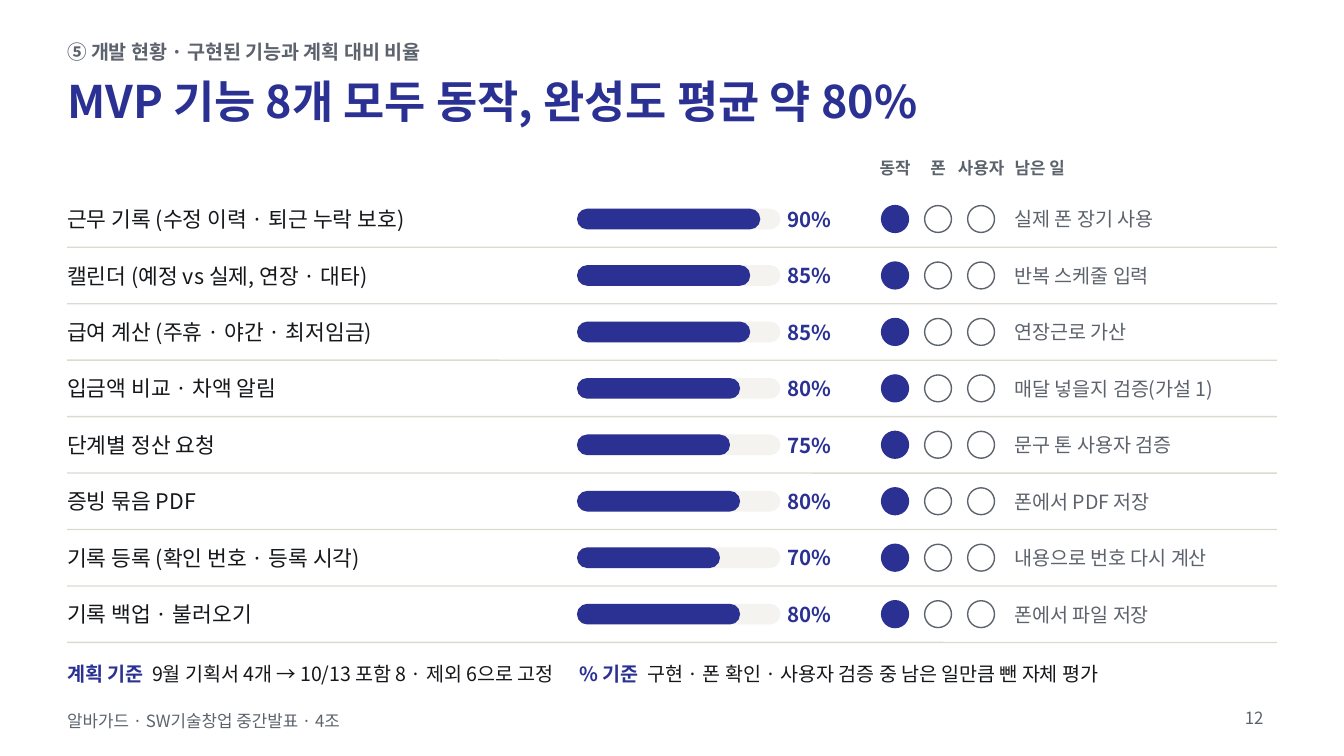
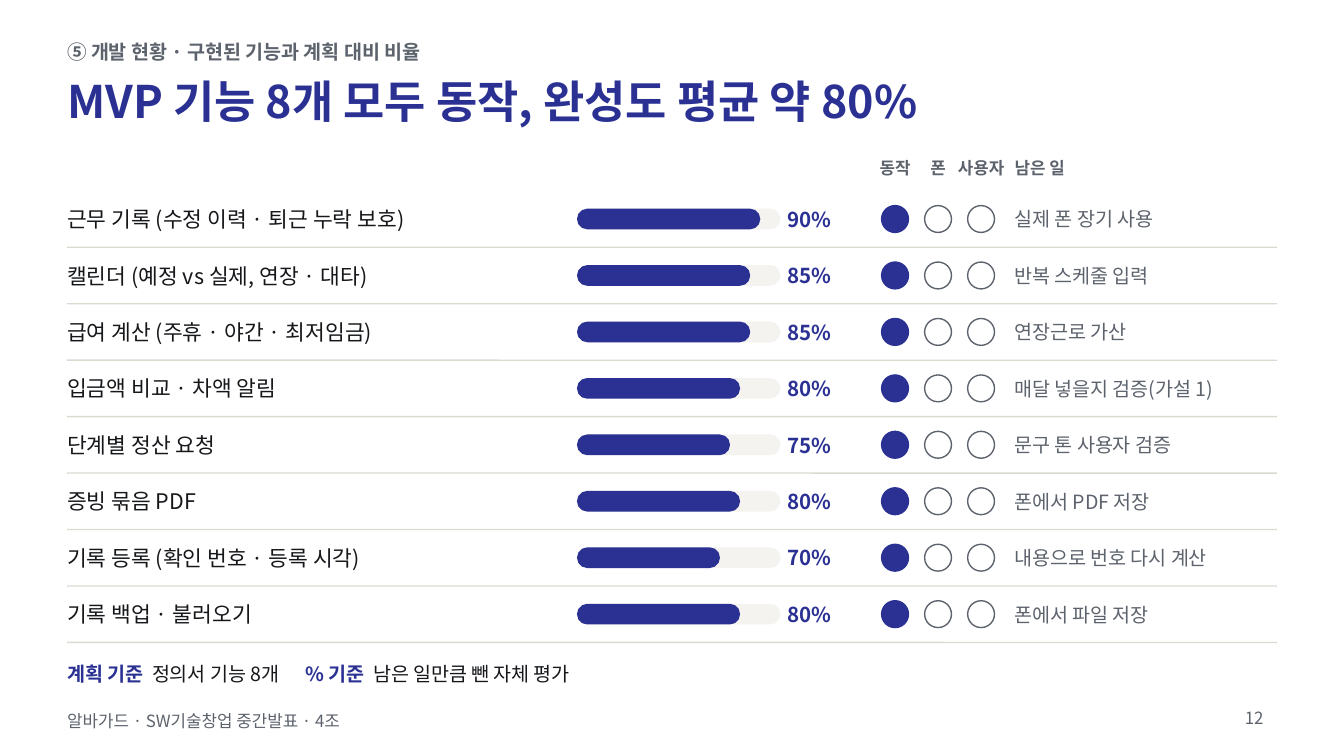
Before and after one commit to jihooni217/albaguard, a slide deck: slide 12 of docs/06_중간발표_PPT.pptx. Drawn at 1344x756 pixels with LibreOffice and Linux fonts; fonts in the diff are those of the drawing. Boxes give left, top, right and bottom in pixels: in the first picture for what was removed or moved away, otherwise in the second. Text is boxed around its words. In the diff, an @@ line names an element or a change of style, - is before the commit and + after.

```diff
--- a/docs/06_중간발표_PPT.pptx
+++ b/docs/06_중간발표_PPT.pptx
@@ text at (67,664,570,683): text changed @@
-계획 기준 9월 기획서 4개 → 10/13 포함 8 · 제외 6으로 고정 % 기준 구현 · 폰 확인 · 사용자 검증 중 남은 일만큼 뺀 자체 평가
+계획 기준 정의서 기능 8개 % 기준 남은 일만큼 뺀 자체 평가
```
Also in this commit, not shown: 3 other slides changed, 1 other file.
